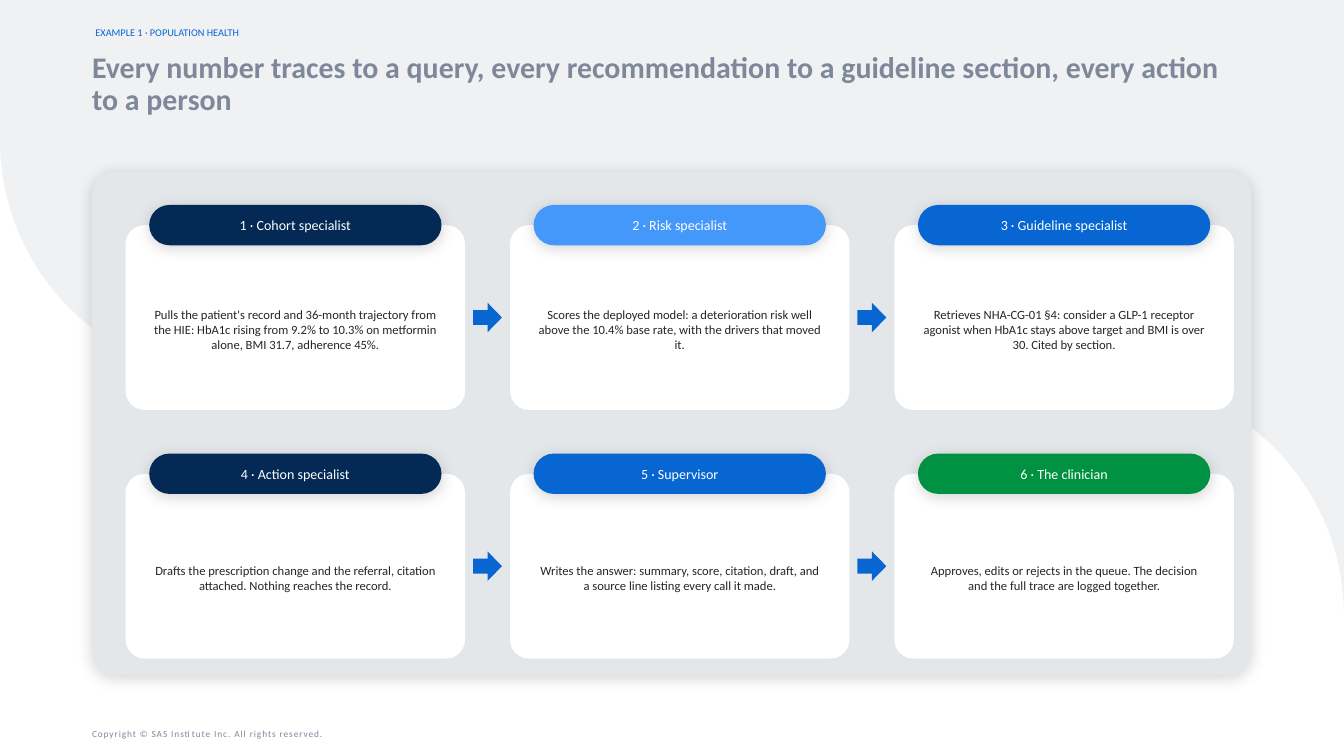
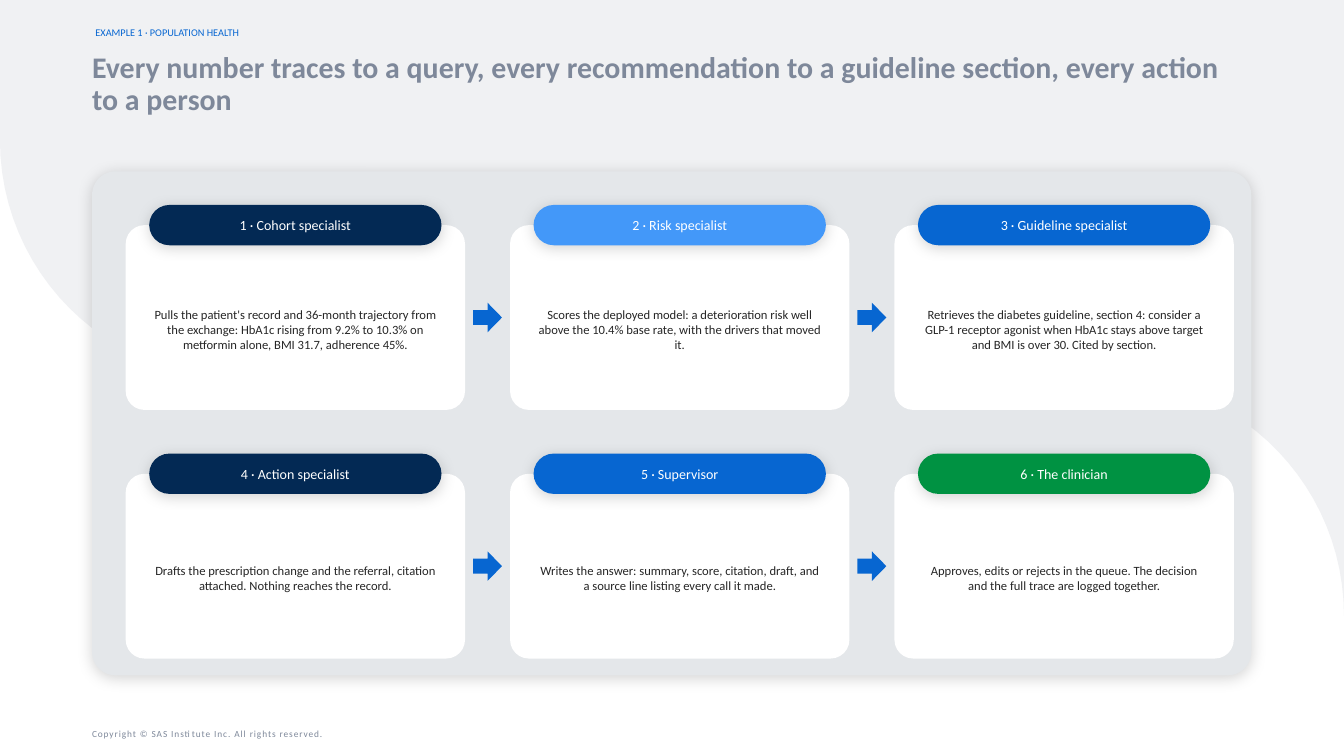
Before and after one commit to raedaldweik/Agentic-Bootcamp, a slide deck: slide 13 of Hackathon/Live_Demo_RWE_in_Action_with_Agentic_AI/RWE_in_Action_with_Agentic_AI.pptx. Drawn at 1344x756 pixels with LibreOffice and Linux fonts; fonts in the diff are those of the drawing. Boxes give left, top, right and bottom in pixels: in the first picture for what was removed or moved away, otherwise in the second. Text is boxed around its words. In the diff, an @@ line names an element or a change of style, - is before the commit and + after.

```diff
--- a/Hackathon/Live_Demo_RWE_in_Action_with_Agentic_AI/RWE_in_Action_with_Agentic_AI.pptx
+++ b/Hackathon/Live_Demo_RWE_in_Action_with_Agentic_AI/RWE_in_Action_with_Agentic_AI.pptx
@@ text at [155,310,436,351]: text changed @@
-Pulls the patient's record and 36-month trajectory from the HIE: HbA1c rising from 9.2% to 10.3% on metformin alone, BMI 31.7, adherence 45%.
+Pulls the patient's record and 36-month trajectory from the exchange: HbA1c rising from 9.2% to 10.3% on metformin alone, BMI 31.7, adherence 45%.
@@ text at [925,310,1203,351]: text changed @@
-Retrieves NHA-CG-01 §4: consider a GLP-1 receptor agonist when HbA1c stays above target and BMI is over 30. Cited by section.
+Retrieves the diabetes guideline, section 4: consider a GLP-1 receptor agonist when HbA1c stays above target and BMI is over 30. Cited by section.
```
Also in this commit, not shown: 17 other slides changed, 1 slide added, 1 slide removed, 30 other files.
